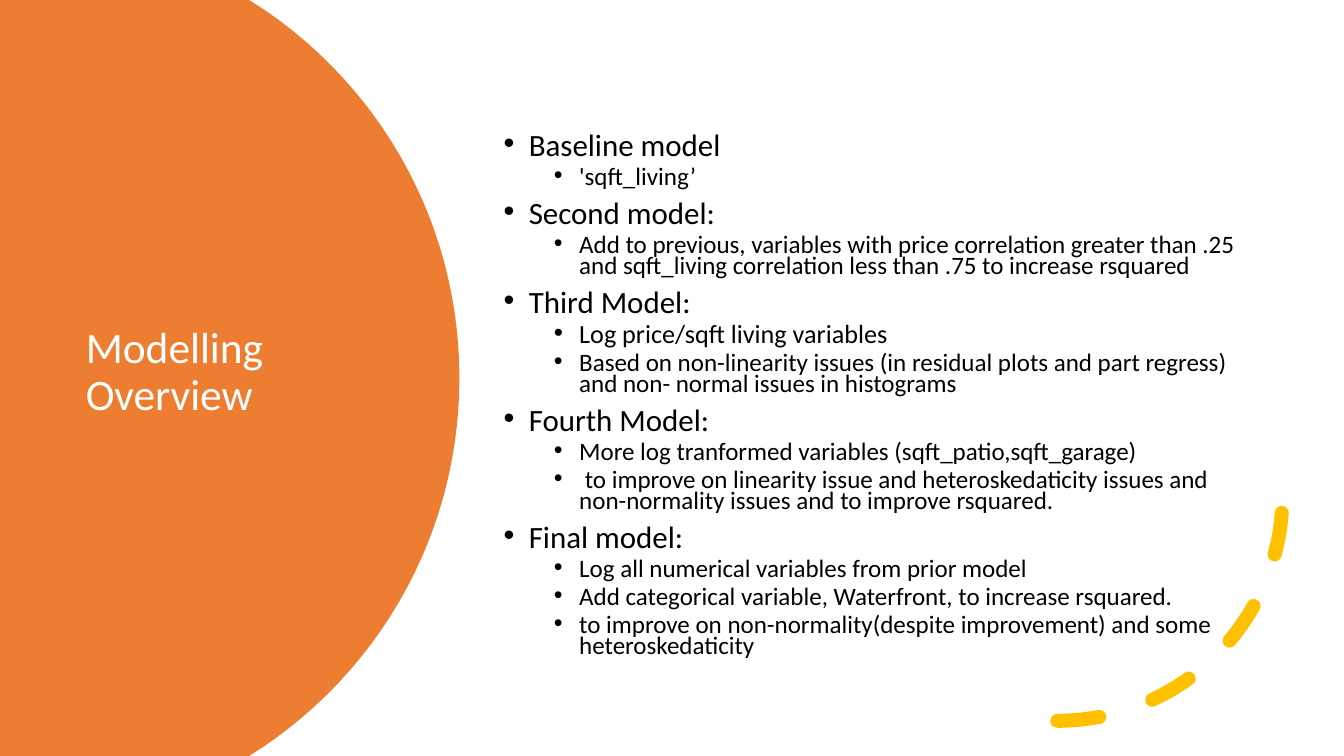
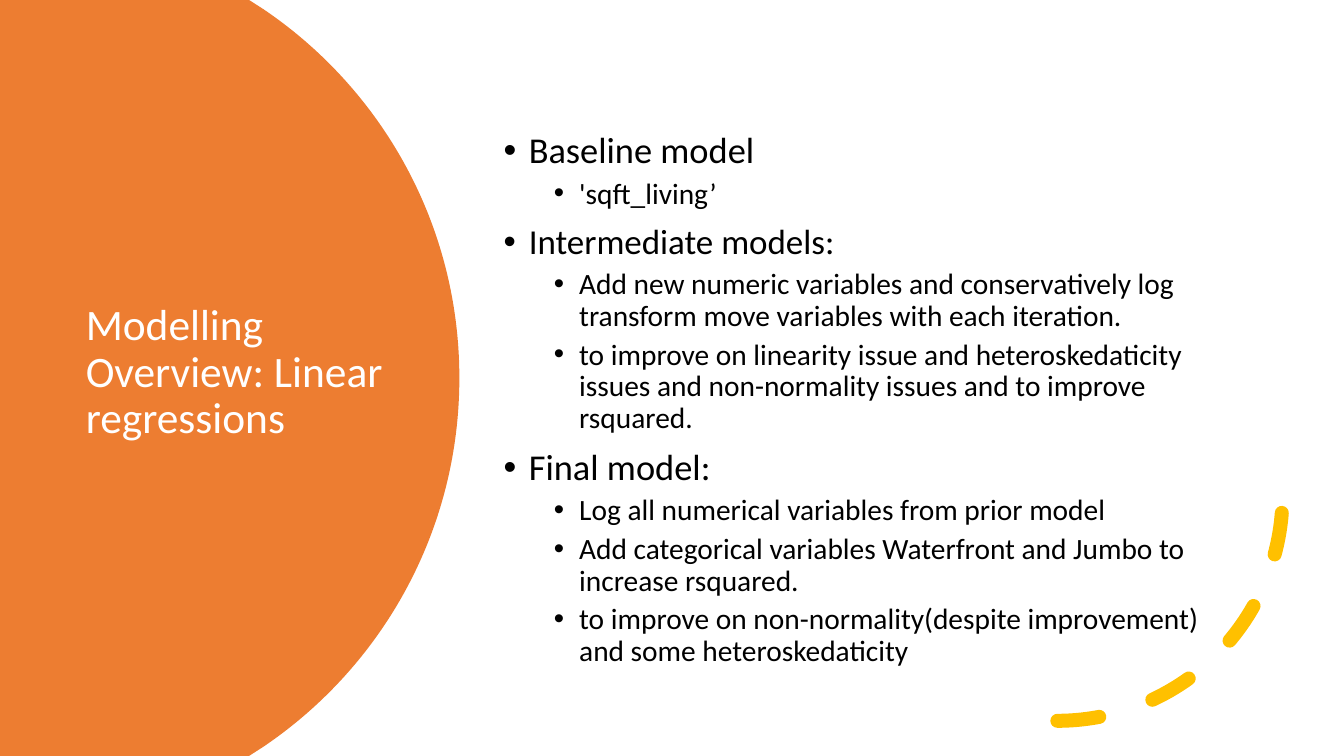
Before and after one commit to jmarksk/RealEstateProject2, a slide deck: slide 4 of Presentation_RealEstate.pptx. Drawn at 1344x756 pixels with LibreOffice and Linux fonts; fonts in the diff are those of the drawing. Boxes give left, top, right and bottom in pixels: in the first picture for what was removed or moved away, otherwise in the second. Text is boxed around its words. In the diff, an @@ line names an element or a change of style, - is before the commit and + after.

```diff
--- a/Presentation_RealEstate.pptx
+++ b/Presentation_RealEstate.pptx
@@ text at <box>529,137,1198,666</box>: size 22.1 to 26 pt in "Baseline model", "Final model:"; size 17.9 to 21 pt in "'sqft_living’", "to improve on linearity issue and heteroskedaticity ...", "Log all numerical variables from prior model", "to improve on non-normality(despite improvement) and some ..."; line spacing 0.7 to 0.9 @@
@@ text at <box>529,229,1174,327</box>: text changed; size 17.9 to 21 pt @@
-• Second model:
-  • Add to previous, variables with price correlation greater than .25 and sqft_living correlation less than .75 to increase rsquared
-• Third Model:
-  • Log price/sqft living variables
-  • Based on non-linearity issues (in residual plots and part regress) and non- normal issues in histograms
-• Fourth Model:
-  • More log tranformed variables (sqft_patio,sqft_garage)
+• Intermediate models:
+  • Add new numeric variables and conservatively log transform move variables with each iteration.
@@ title at <box>86,310,382,441</box>: text changed @@
-Modelling Overview
+Modelling Overview: Linear regressions
@@ text at <box>579,538,1184,596</box>: text changed; size 17.9 to 21 pt @@
-  • Add categorical variable, Waterfront, to increase rsquared.
+  • Add categorical variables Waterfront and Jumbo to increase rsquared.
```
Also in this commit, not shown: 5 other slides changed, 2 slides added, 3 other files.
